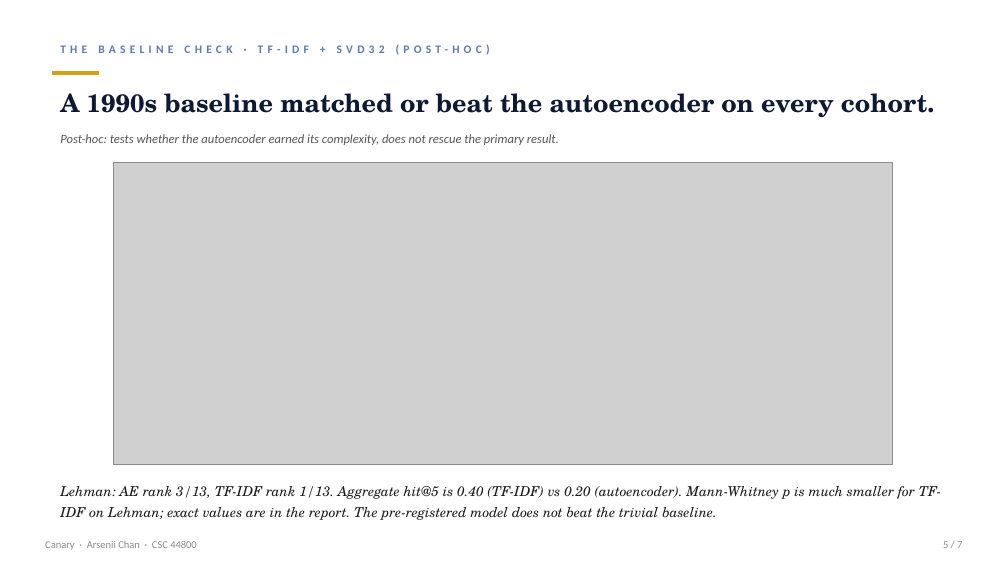
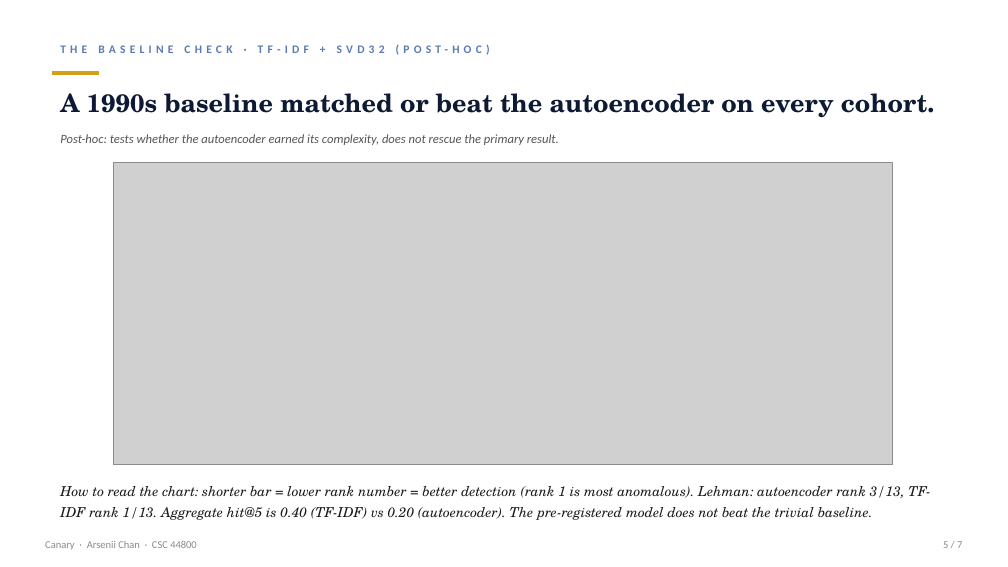
Before and after one commit to ArseniiChan/canary, a slide deck: slide 5 of reports/canary_deck.pptx. Drawn at 1008x567 pixels with LibreOffice and Linux fonts; fonts in the diff are those of the drawing; grey boxes stand for pictures. Boxes give left, top, right and bottom in pixels: in the first picture for what was removed or moved away, otherwise in the second. Text is boxed around its words. In the diff, an @@ line names an element or a change of style, - is before the commit and + after.

```diff
--- a/reports/canary_deck.pptx
+++ b/reports/canary_deck.pptx
@@ text at box(60, 486, 930, 520): text changed @@
-Lehman: AE rank 3/13, TF-IDF rank 1/13. Aggregate hit@5 is 0.40 (TF-IDF) vs 0.20 (autoencoder). Mann-Whitney p is much smaller for TF-IDF on Lehman; exact values are in the report. The pre-registered model does not beat the trivial baseline.
+How to read the chart: shorter bar = lower rank number = better detection (rank 1 is most anomalous). Lehman: autoencoder rank 3/13, TF-IDF rank 1/13. Aggregate hit@5 is 0.40 (TF-IDF) vs 0.20 (autoencoder). The pre-registered model does not beat the trivial baseline.
```
Also in this commit, not shown: 1 other slide changed, 2 other files.
